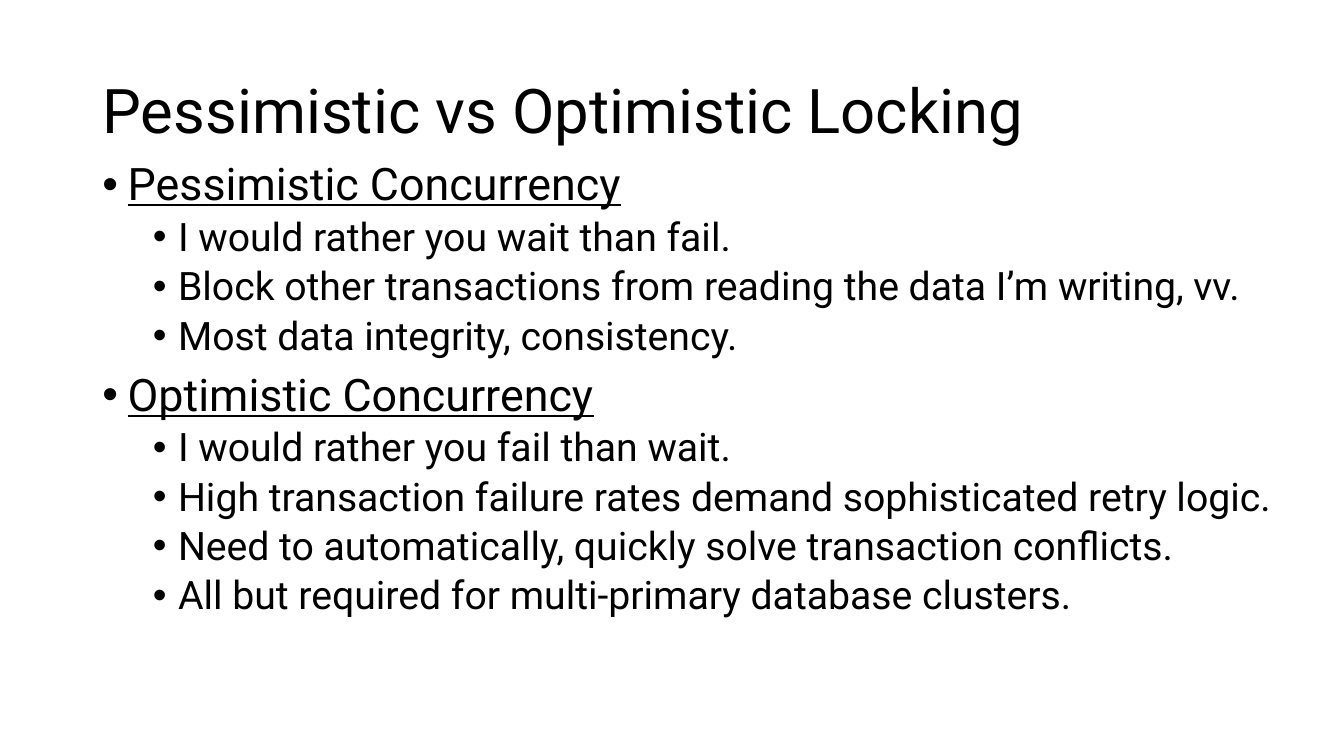
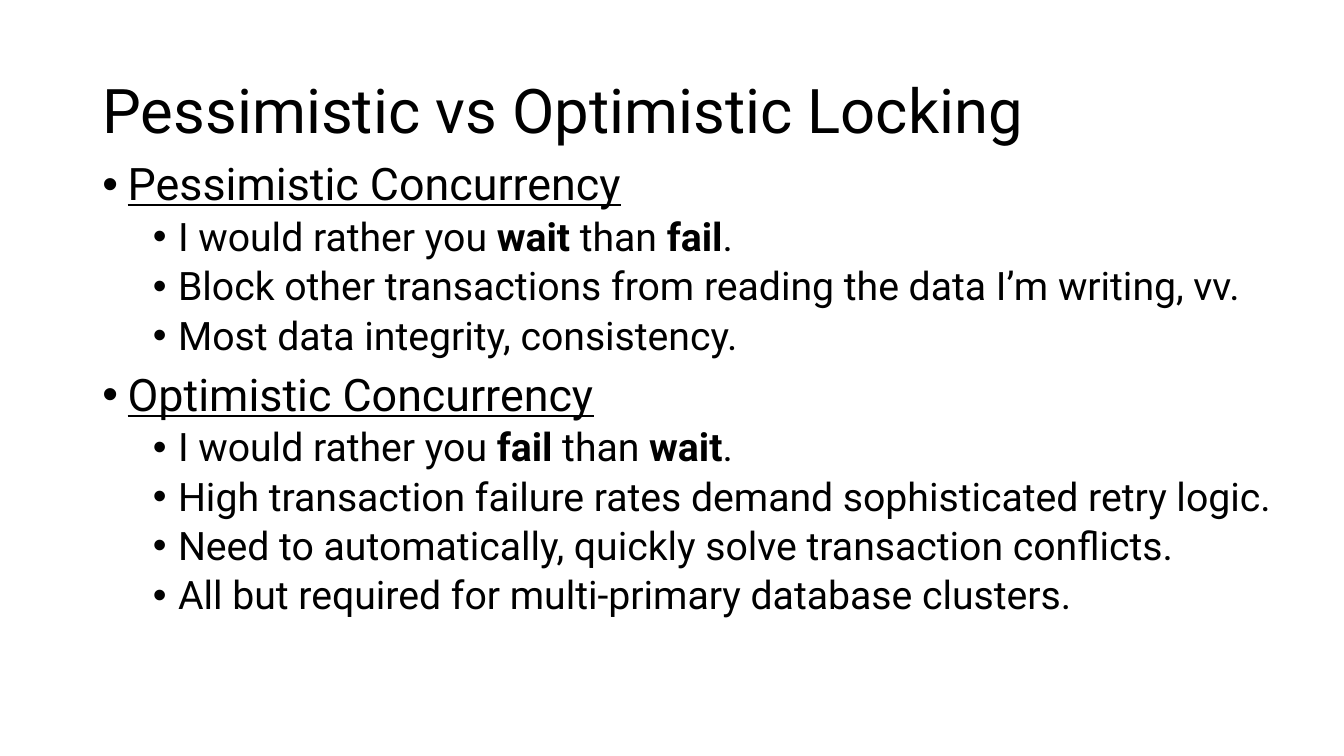
Before and after one commit to williamadba/Public-Presentations, a slide deck: slide 17 of SELU/Distinguished Speaker Series - Sept 2020 - Databases for the Aspiring App Dev.pptx. Drawn at 1344x756 pixels with LibreOffice and Linux fonts; fonts in the diff are those of the drawing. Boxes give left, top, right and bottom in pixels: in the first picture for what was removed or moved away, otherwise in the second. Text is boxed around its words. In the diff, an @@ line names an element or a change of style, - is before the commit and + after.

```diff
--- a/SELU/Distinguished Speaker Series - Sept 2020 - Databases for the Aspiring App Dev.pptx
+++ b/SELU/Distinguished Speaker Series - Sept 2020 - Databases for the Aspiring App Dev.pptx
@@ text at (178, 221, 733, 470): bold on in "wait fail.", "fail wait." @@
```
Also in this commit, not shown: 3 other slides changed.
